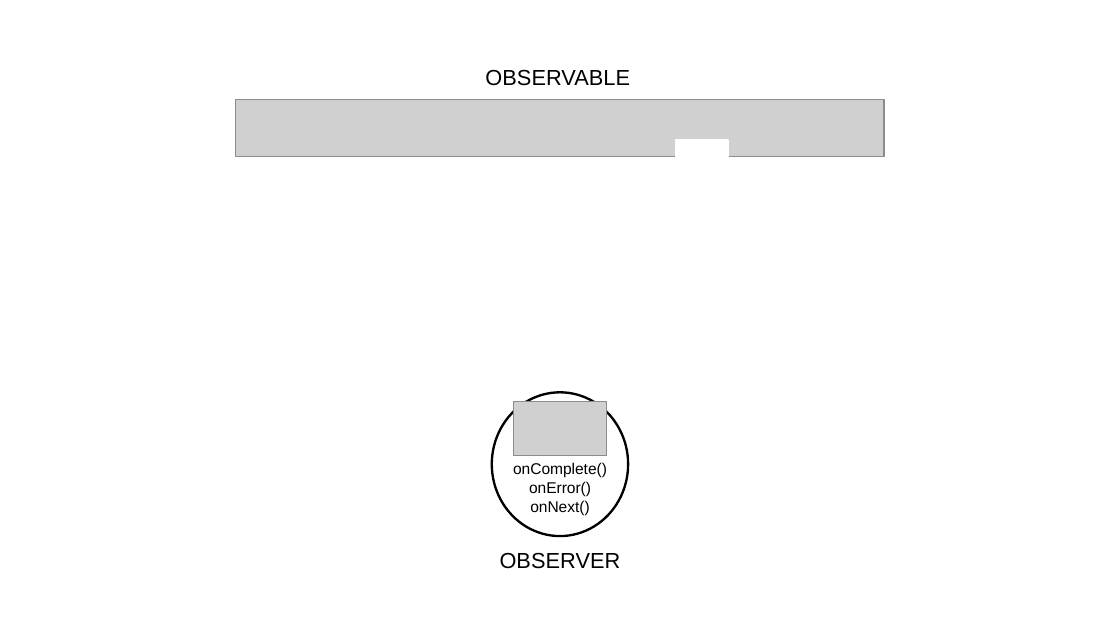
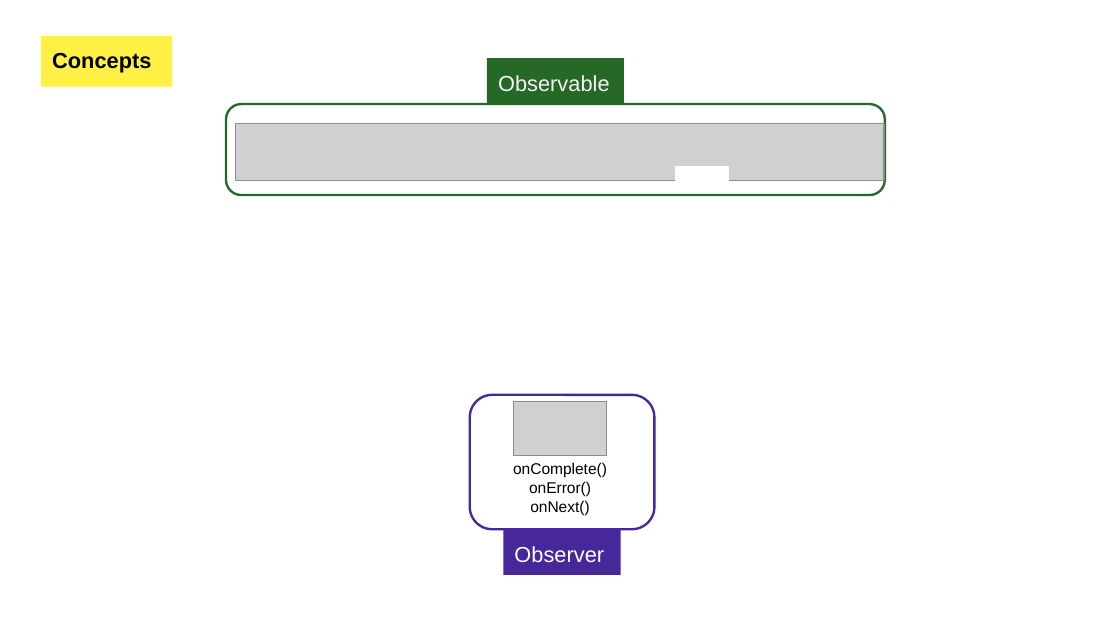
Before and after one commit to luciapayo/DroidconPresentation, a slide deck: slide 15 of Presentation/DroidconRx.potx.pptx (slide 14 before the commit). Drawn at 1120x630 pixels with LibreOffice and Linux fonts; fonts in the diff are those of the drawing; grey boxes stand for pictures; background and template pictures are left out. Boxes give left, top, right and bottom in pixels: in the first picture for what was removed or moved away, otherwise in the second. Text is boxed around its words. In the diff, an @@ line names an element or a change of style, - is before the commit and + after.

```diff
--- a/Presentation/DroidconRx.potx.pptx
+++ b/Presentation/DroidconRx.potx.pptx
@@ rectangle added at <box>41,36,172,86</box>, fill #FFF046, 14 pt, text #000000, bold @@
+Concepts
@@ rectangle "Observable": place and size @@
-rectangle "Observable" at <box>485,69,630,86</box>
+rectangle "Observable" at <box>487,58,624,104</box>
@@ rectangle "Observable" at <box>487,58,624,104</box>: fill none to #266826 @@
@@ text in rectangle at <box>498,75,609,91</box>: text changed; text colour #000000 to #F3F3F3 @@
-OBSERVABLE
+Observable
@@ rounded rectangle added at <box>226,104,885,195</box>, outline #266826 1.5 pt @@
@@ picture: place and size @@
-picture at <box>236,100,885,157</box>
+picture at <box>236,123,885,180</box>
@@ rectangle: place and size @@
-rectangle at <box>675,140,728,166</box>
+rectangle at <box>675,167,728,184</box>
@@ rounded rectangle added at <box>469,395,654,530</box>, outline #46289A 1.5 pt @@
@@ ellipse removed at <box>492,392,628,535</box> @@
@@ rectangle "Observer": place and size @@
-rectangle "Observer" at <box>500,552,621,569</box>
+rectangle "Observer" at <box>503,530,620,576</box>
@@ rectangle "Observer" at <box>503,530,620,576</box>: fill none to #46289A @@
@@ text in rectangle at <box>514,546,604,563</box>: text changed; text colour #000000 to #FFFFFF @@
-OBSERVER
+Observer
```
Also in this commit, not shown: 15 other slides changed, 38 slides added, 9 slides removed, 6 other files.
